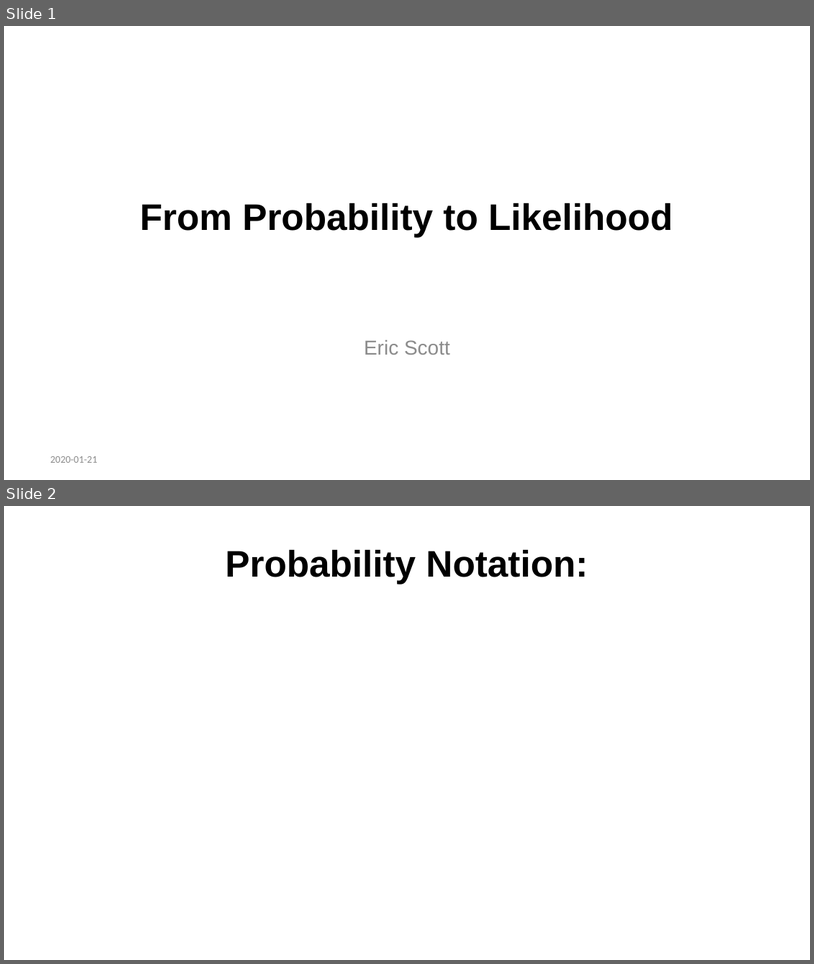
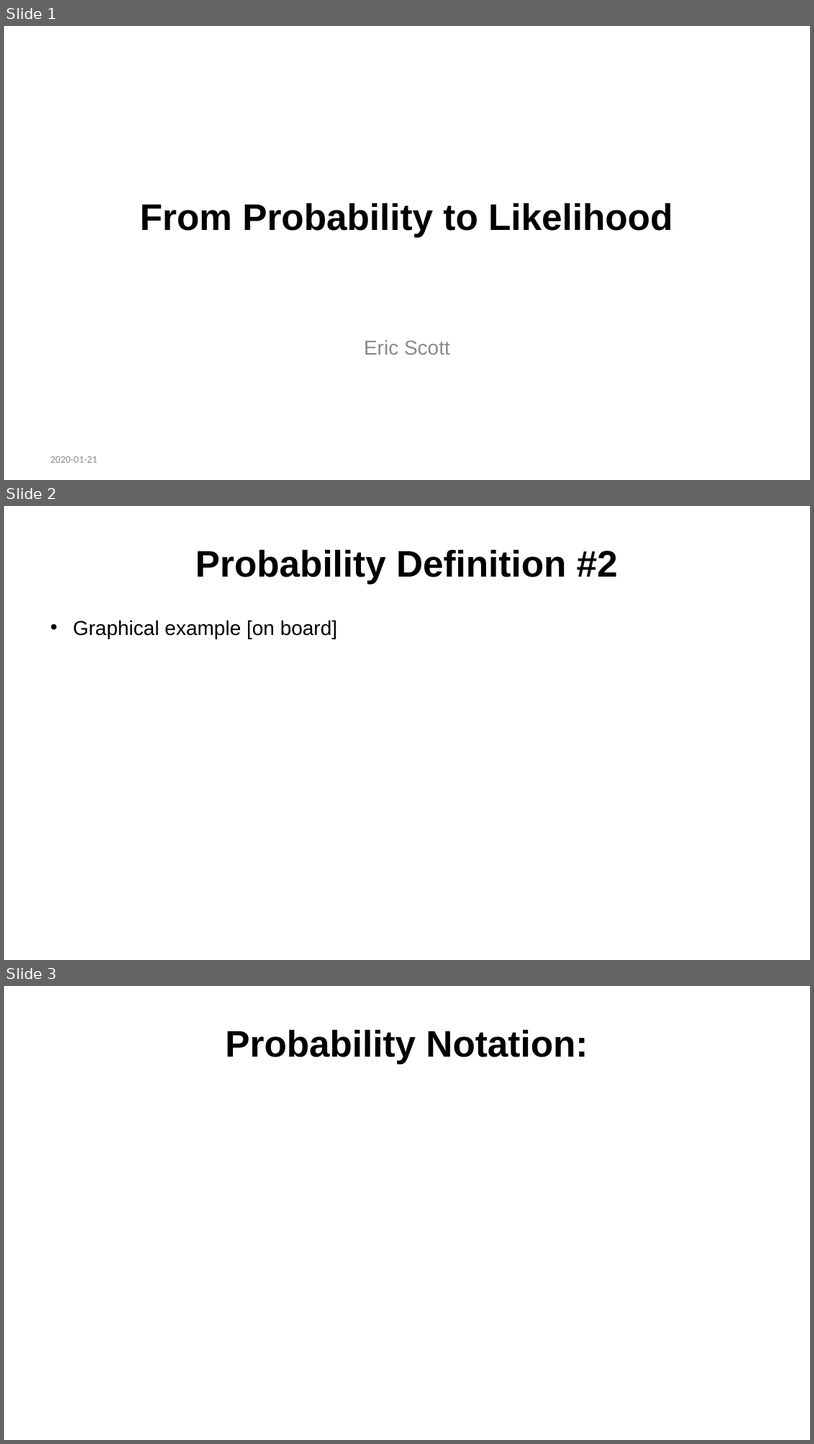
Before and after one commit to Aariq/ecological-stats, a slide deck: lectures/2-likelihood-slide-rev.pptx. Shown one above the other, each under a label of ours: slides 1 and 2 before the commit, slides 1, 2 and 3 after it. The pictures are 814x964 and 814x1444 pixels, drawn with LibreOffice and Linux fonts; fonts in the diff are those of the drawing; grey boxes stand for pictures. Boxes give left, top, right and bottom in pixels: in the first picture for what was removed or moved away, otherwise in the second. Text is boxed around its words. In the diff, an @@ line names an element or a change of style, - is before the commit and + after.

```diff
--- a/lectures/2-likelihood-slide-rev.pptx
+++ b/lectures/2-likelihood-slide-rev.pptx
@@ slide 2 added at (4,506,810,960), background #FFFFFF @@
@@ title added at (196,549,618,584), 44 pt, text #000000, bold @@
+Probability Definition #2
@@ text added at (73,620,337,638), 24 pt, text #000000 @@
+• Graphical example [on board]
@@ what was slide 2 is now slide 3 @@
```
Also in this commit, not shown: 5 slides changed, 2 other slides added, 5 slides removed, 4 other files.
